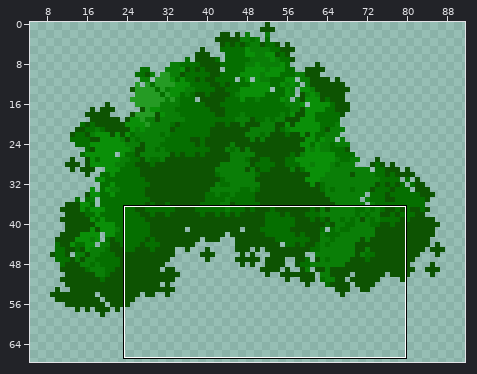
Pixel-art file -- Assets/Arts/Construction/Plant/Spring/BigTree01/BigTreeTop_01.aseprite. The first picture is a wide view before the edit; the outline marks the close-up.
Close-up. Before the edit:
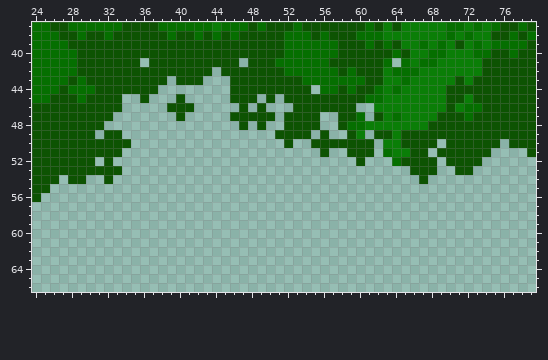
100x100 pixels, 1 frame. Shown: x 24..79, y 37..66. The wide view leaves out empty margins.
And afterwards:
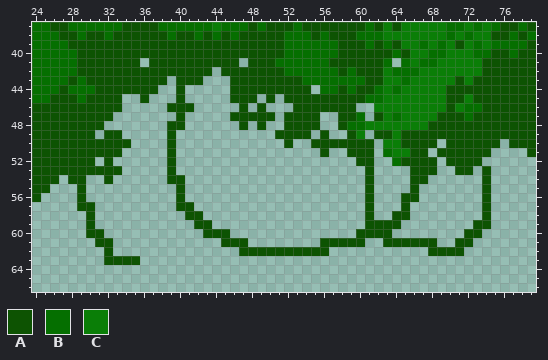
Palette (. is transparent): A #0d5302  B #056f00  C #0a7e07
Difference:
Layer "Layer 1 #2":
There is now colour A in row 44 at x 40; in row 48 at x 39 to 40; in rows 49 to 51 at x 39; in row 52 at x 39 and 61; in row 53 at x 39, 61 and 74; in row 54 at x 39 to 40, 61, 66 and 74.
There is now colour A in row 55 at x 29, 40, 61, 66 and 74; in row 56 at x 29, 40, 61, 65 to 66 and 74; in row 57 at x 29 to 30, 40 to 41, 61, 65 and 74; in row 58 at x 30, 41 to 42, 61, 64 to 65 and 74; in row 59 at x 30, 42 to 43, 61 to 64 and 73 to 74; in row 60 at x 30 to 31, 43 to 45, 60 to 63 and 72 to 73.
There is now colour A in row 61 at x 31 to 32, 45 to 47, 56 to 60, 63 to 68 and 71 to 72; in row 62 at x 32, 47 to 56 and 68 to 71; in row 63 at x 32 to 35.
Boxes around the changes in both close-ups, in picture pixels (x1, y1, x2, y2):
added: (167, 85, 491, 256)
added: (77, 184, 140, 265)
